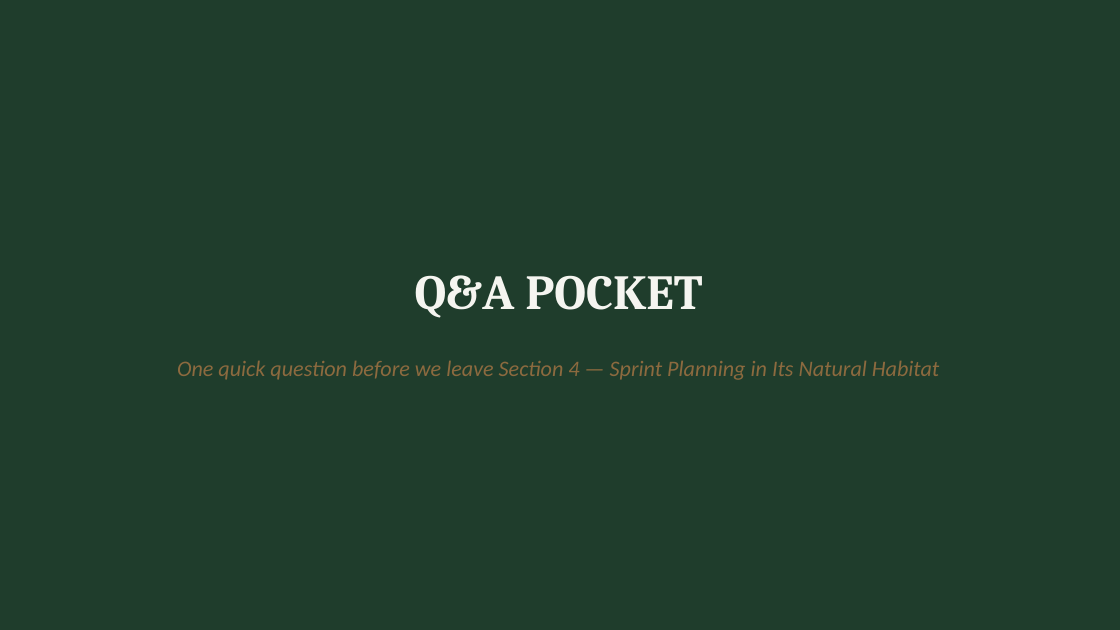
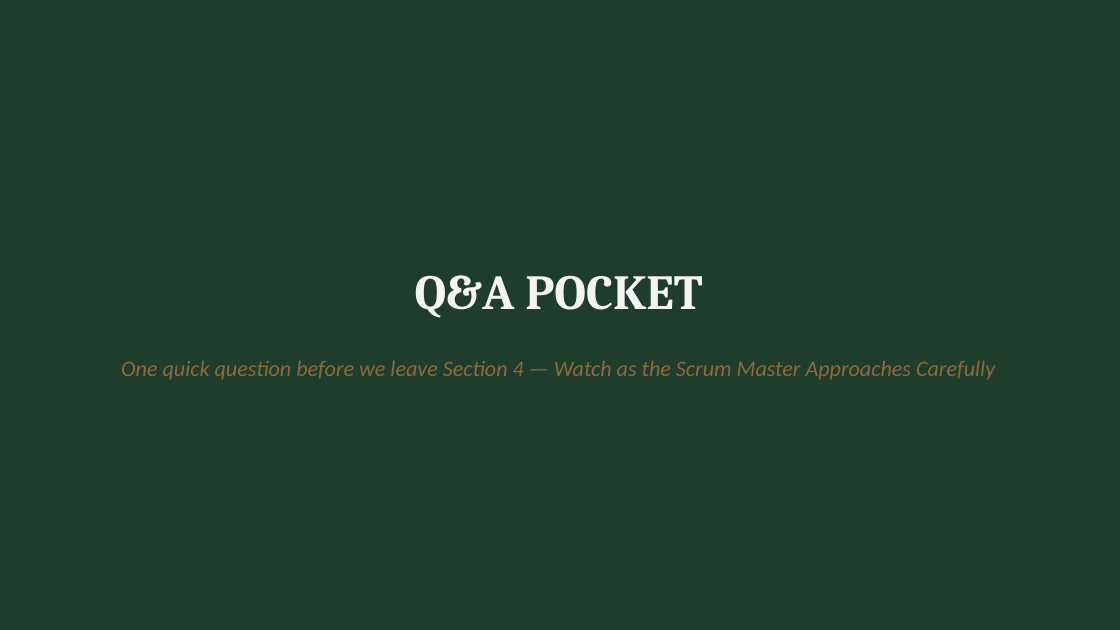
Before and after one commit to neumann1990/Azure_DevOps_To_GitHub, a slide deck: slide 35 of presentation/azure-devops-to-github-the-great-migration-FULL-DECK.pptx. Drawn at 1120x630 pixels with LibreOffice and Linux fonts; fonts in the diff are those of the drawing. Boxes give left, top, right and bottom in pixels: in the first picture for what was removed or moved away, otherwise in the second. Text is boxed around its words. In the diff, an @@ line names an element or a change of style, - is before the commit and + after.

```diff
--- a/presentation/azure-devops-to-github-the-great-migration-FULL-DECK.pptx
+++ b/presentation/azure-devops-to-github-the-great-migration-FULL-DECK.pptx
@@ text at (x1=121, y1=360, x2=995, y2=380): text changed @@
-One quick question before we leave Section 4 — Sprint Planning in Its Natural Habitat
+One quick question before we leave Section 4 — Watch as the Scrum Master Approaches Carefully
```
Also in this commit, not shown: 13 other slides changed.
